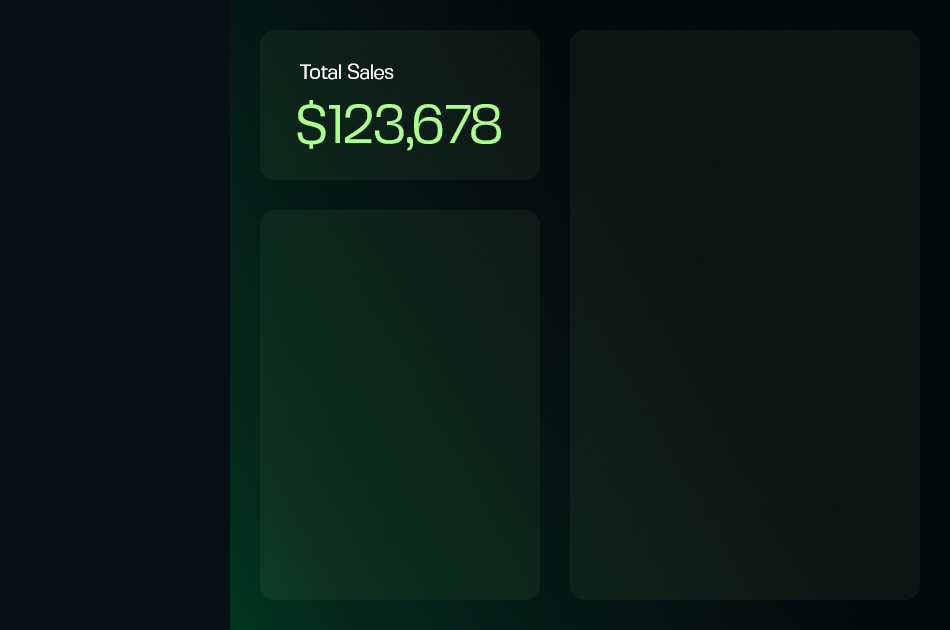
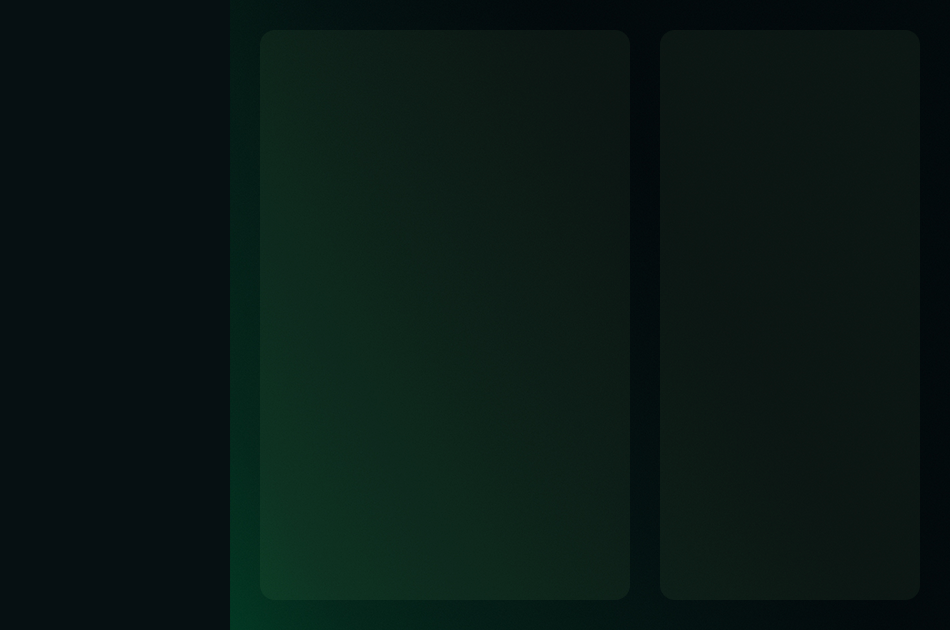
Layer changes from the first 950 × 630 image to the second:
added group "sales" with 6 layers above "dash" over bbox(260, 30, 673, 600)
added group "Group 1" (1st of 2, in "sales") with 2 layers in group "sales" over bbox(260, 30, 673, 600)
added layer "Rectangle 3" (2nd of 3, in "sales" › "Group 1") (5%) in group "Group 1" over bbox(660, 30, 673, 600)
added layer "Rectangle 2" (1st of 3, in "sales" › "Group 1") (5%) in group "Group 1" over bbox(260, 30, 630, 600)
moved "$123,678" (2nd of 2, in "dash") into group "dash" over bbox(297, 100, 501, 151)
moved "Total Sales" (2nd of 2, in "dash") into group "dash" over bbox(300, 63, 394, 80)
moved "Group 1" (2nd of 2, in "dash") into group "dash" over bbox(260, 30, 673, 600)
added group "bg" with 3 layers above "Background" over bbox(260, 30, 673, 600)
moved "new gradient" into group "bg" over bbox(260, 30, 673, 600)
moved "Layer 2" into group "bg" over bbox(260, 30, 673, 600)
removed layer "Layer 1" over bbox(260, 63, 421, 222)
